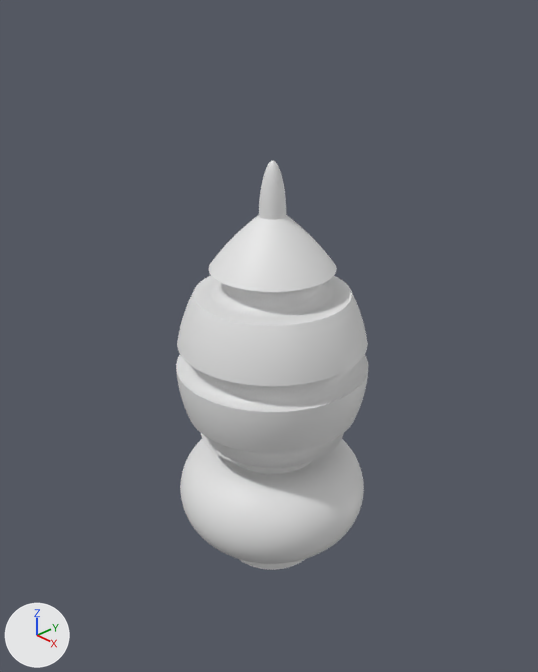
Before and after pictures for a commit that changed the Blender file HoneyCombPiece.blend.
The view is the same before and after, from a 50 mm lens placed at (0.0381, -0.0363, 0.046), pointed at (0.0001, -0.0005, 0.0204). Lighting does not change. The marker at lower left points along +X, +Y and +Z.

Script lines for the objects in view, before the commit:
```python
me_curve = bpy.data.meshes.new('Curve')
me_curve.from_pydata(...)  # 22568 vertices, 22230 faces; spans x -0.0079..0.0, y 0.0..0.0079, z 0.0..0.034
me_curve.materials.append(None)
ob_curve = bpy.data.objects.new('Curve', me_curve)
ob_curve.location = (0.0, 0.0, 0.0)
_m = ob_curve.modifiers.new('ミラー', 'MIRROR')
_m.use_axis = (True, True, False)
_m.merge_threshold = 0.00001
```
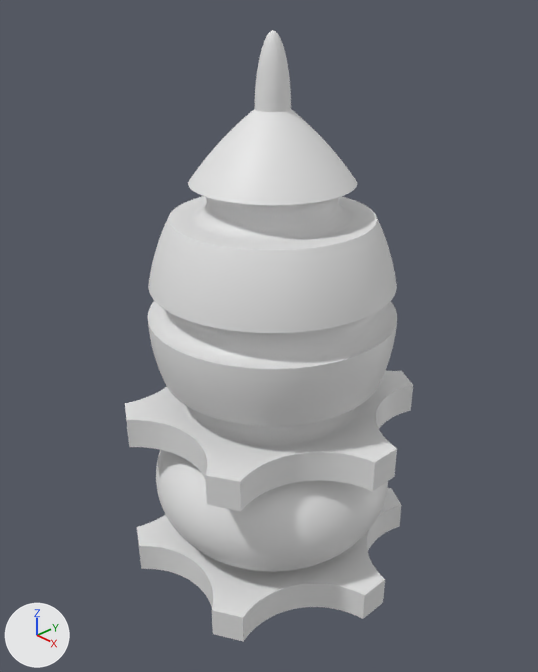
The change, as a diff of the scene's bpy script:
```diff
--- a/HoneyCombPiece.blend.py
+++ b/HoneyCombPiece.blend.py
@@ me_curve_003 @@
+me_curve_003.from_pydata(...)  # 540 vertices, 272 faces; spans x -0.0094..0.0094, y -0.0087..0.0087, z 0.0..0.002
@@ ob_curve @@
 ob_curve.location = (0.0, 0.0, 0.0)
+ob_curve.scale = (1.25, 1.25, 1.25)
 _m = ob_curve.modifiers.new('ミラー', 'MIRROR')
@@ ob_curve_003 @@
+ob_curve_003 = bpy.data.objects.new('Curve.003', me_curve_003)
+ob_curve_003.location = (0.0, 0.0, 0.0125)
+ob_curve_003.scale = (1.25, 1.25, 1.25)
@@ ob_curve_001 @@
+ob_curve_001 = bpy.data.objects.new('Curve.001', me_curve_003.copy())
+ob_curve_001.location = (0.0, 0.0, 0.0)
+ob_curve_001.scale = (1.25, 1.25, 1.25)
```

What differs and where, as boxes [x1, y1, x2, y2] in the pictures (538 x 672 px):
'Curve', rescaled (30% wider, 32% taller): before [176, 161, 368, 570]; after [148, 30, 397, 572]
'Curve.003', added: after [125, 370, 413, 511]
'Curve.001', added: after [137, 488, 402, 642]
